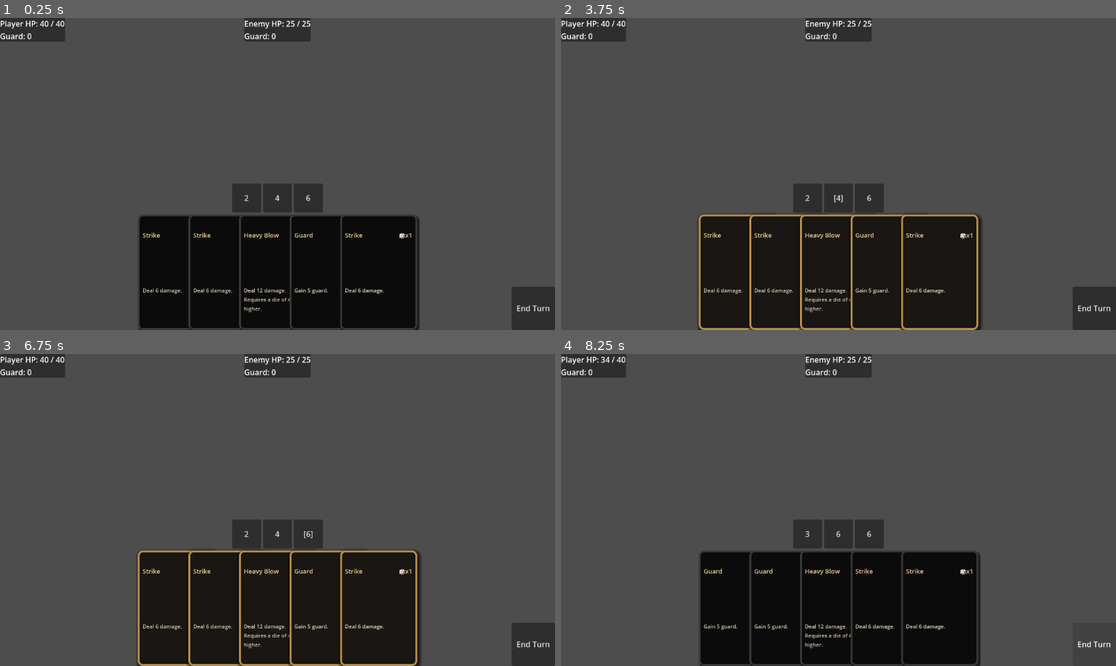
Above: before the commit, frames 1-4 (two rows, left to right).
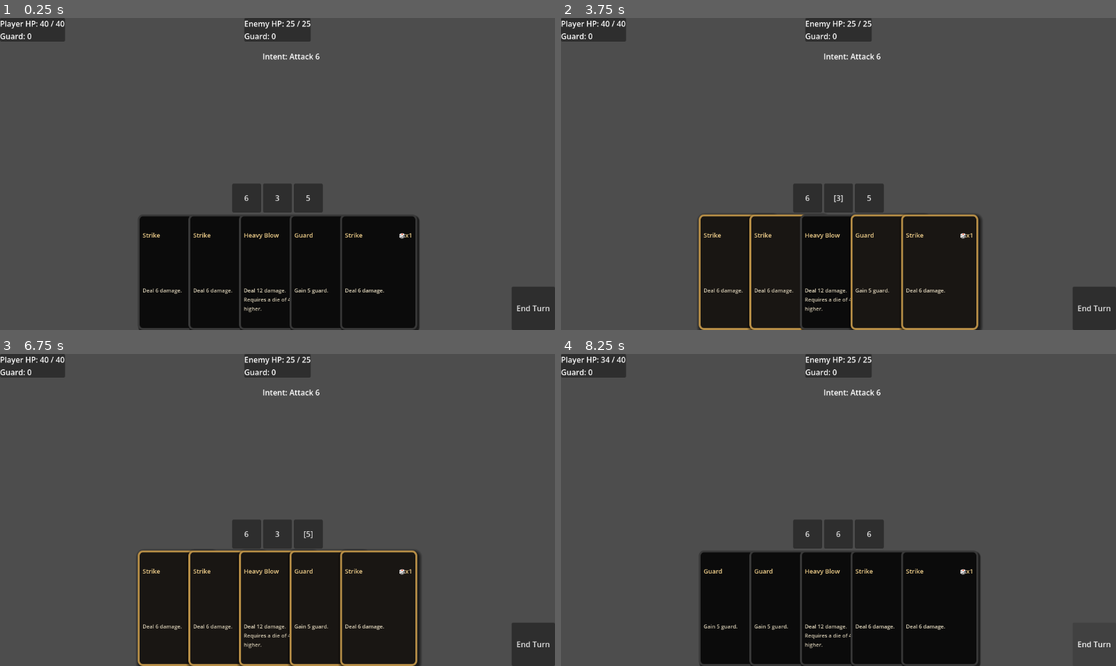
Above: after the commit, the same moments.

Repository: Bbran4/TheThroneThatBreathes
Game: Godot game, scene res://scenes/CombatTest.tscn
Two runs of this game, one before a commit and one after it. Both use one fixed random seed, a clock stepped at 60 frames per second and the inputs below.
Inputs (mouse positions are in pixels of both pictures, inside the frame that each line leads up to):
- Up to frame 1 (0.25 s): no input
- Up to frame 2 (3.75 s): click (805, 198) at 0.5 s, where only the run before the commit has a clickable "2"; click (805, 198) at 1.25 s, where only the run before the commit has a clickable "[2]"; click "6" at 2 s; click "[6]" at 2.75 s; click (838, 198) at 3.5 s, where only the run before the commit has a clickable "4"
- Up to frame 3 (6.75 s): click (277, 534) at 4.25 s, where only the run before the commit has a clickable "[4]"; click (277, 534) at 5 s, where only the run after the commit has a clickable "3"; click (277, 534) at 5.75 s, where only the run after the commit has a clickable "[3]"; click (310, 534) at 6.5 s, where only the run after the commit has a clickable "5"
- Up to frame 4 (8.25 s): click (871, 534) at 7.25 s, where only the run after the commit has a clickable "[5]"; click "End Turn" at 8 s

The runs differ from the first frame. In frame 1, 0.1% of the frame differs, in the area x 44-58%, y 11-59%; in frame 2, 0.4%, in the area x 42-58%, y 11-100%; in frame 3, 0.1%; in frame 4, 0.1%.

Commit message:
Enemy intent

Diff:
--- a/scenes/ui/CombatUI.tscn
+++ b/scenes/ui/CombatUI.tscn
@@ -23,6 +23,14 @@
 
 [node name="EnemyLabel" type="Label" parent="EnemyInfo" unique_id=262705246]
 layout_mode = 2
+
+[node name="EnemyIntentLabel" type="Label" parent="." unique_id=1932082960]
+layout_mode = 0
+offset_left = 544.5
+offset_top = 68.0
+offset_right = 607.5
+offset_bottom = 91.0
+text = "Intent: ?"
 
 [node name="PlayerInfo" type="PanelContainer" parent="." unique_id=2028430772]
 layout_mode = 1
--- a/scripts/combat/CombatManager.gd
+++ b/scripts/combat/CombatManager.gd
@@ -18,6 +18,7 @@
 signal player_turn_started
 signal enemy_turn_started
 signal combat_ended(winner: Combatant)
+signal enemy_intent_prepared
 
 @export var starting_hand_size: int = 5
 @export var cards_drawn_per_turn: int = 5
@@ -48,6 +49,7 @@
 	combat_is_active = true
 	combat_started.emit()
 
+	_prepare_enemy_intent()
 	start_player_turn()
 
 
@@ -85,17 +87,12 @@
 	enemy_turn_started.emit()
 
 	enemy.reset_guard()
-	enemy.roll_dice()
-	enemy.draw_cards(cards_drawn_per_turn)
-
-	# Enemy chooses a card automatically.
-	enemy.choose_card()
-
-	# For now, enemy immediately tries to play its selected card.
-	var selected_card = enemy.get_selected_card()
+
+	var selected_card := enemy.get_selected_card()
+	var selected_dice := enemy.get_selected_dice()
 
 	if selected_card != null:
-		_try_enemy_play_card(selected_card)
+		_try_enemy_play_prepared_card(selected_card, selected_dice)
 
 	enemy.discard_hand()
 	enemy.clear_selected_card()
@@ -103,8 +100,8 @@
 	_check_combat_end()
 
 	if combat_is_active:
+		_prepare_enemy_intent()
 		start_player_turn()
-
 
 func play_player_card(card: CardData, assigned_dice: Array[DiceData]) -> bool:
 	# This function will be called by UI later.
@@ -235,3 +232,34 @@
 func _on_combatant_died(dead_combatant: Combatant) -> void:
 	# If someone dies from damage, immediately check who won.
 	_check_combat_end()
+
+func _prepare_enemy_intent() -> void:
+	# Enemy prepares its next action before the player acts.
+	# This gives the player tactical information.
+
+	enemy.roll_dice()
+	enemy.draw_cards(cards_drawn_per_turn)
+	enemy.prepare_intent()
+
+	enemy_intent_prepared.emit()
+
+func _try_enemy_play_prepared_card(card: CardData, assigned_dice: Array[DiceData]) -> bool:
+	if card == null:
+		return false
+
+	if not enemy.hand.has(card):
+		return false
+
+	if not card.can_use_with_dice(assigned_dice):
+		return false
+
+	for die in assigned_dice:
+		if not enemy.get_available_dice().has(die):
+			return false
+
+	for die in assigned_dice:
+		enemy.dice_pool.assign_die(die)
+
+	_resolve_card(card, enemy, player)
+
+	return true
--- a/scripts/combat/EnemyCombatant.gd
+++ b/scripts/combat/EnemyCombatant.gd
@@ -1,44 +1,79 @@
 extends Combatant
 class_name EnemyCombatant
-
-# EnemyCombatant uses the same deck, hand, and discard systems
-# as the player.
-#
-# The difference is that enemies choose cards using AI logic.
 
 signal intent_changed(intent_text: String)
 
 var enemy_name: String = "Enemy"
-var selected_card = null
+var selected_card: CardData = null
+var selected_dice: Array[DiceData] = []
+
 
 func setup_enemy(new_name: String, new_stats: CharacterStats, starting_deck: Array) -> void:
 	enemy_name = new_name
-
 	setup(new_stats, starting_deck)
 
 	selected_card = null
+	selected_dice.clear()
 
-func choose_card() -> void:
-	# Simple enemy AI:
-	# Choose the first card in hand.
-	#
-	# Later this can become smarter:
-	# - pick highest damage card
-	# - defend when low HP
-	# - choose based on dice results
-	# - follow enemy personality rules
+
+func prepare_intent() -> void:
+	# Enemy chooses what it wants to do next.
+	# This does NOT resolve the card yet.
+
+	selected_card = null
+	selected_dice.clear()
 
 	if hand.is_empty():
-		selected_card = null
 		intent_changed.emit("No action")
 		return
 
-	selected_card = hand[0]
-	intent_changed.emit("Preparing " + str(selected_card))
+	for card in hand:
+		var usable_dice := _find_usable_dice_for_card(card)
+
+		if card.can_use_with_dice(usable_dice):
+			selected_card = card
+			selected_dice = usable_dice
+			intent_changed.emit(_get_intent_text(card))
+			return
+
+	intent_changed.emit("No playable card")
+
+
+func get_selected_card() -> CardData:
+	return selected_card
+
+
+func get_selected_dice() -> Array[DiceData]:
+	return selected_dice
+
 
 func clear_selected_card() -> void:
 	selected_card = null
+	selected_dice.clear()
 	intent_changed.emit("")
 
-func get_selected_card():
-	return selected_card
+
+func _find_usable_dice_for_card(card: CardData) -> Array[DiceData]:
+	var usable_dice: Array[DiceData] = []
+
+	for die in get_available_dice():
+		if card.can_use_with_die(die.current_value):
+			usable_dice.append(die)
+
+			if usable_dice.size() >= card.dice_required:
+				break
+
+	return usable_dice
+
+
+func _get_intent_text(card: CardData) -> String:
+	var damage_amount := card.get_final_damage(self)
+	var guard_amount := card.get_final_guard(self)
+
+	if damage_amount > 0 and card.can_target_enemy:
+		return "Intent: Attack " + str(damage_amount)
+
+	if guard_amount > 0:
+		return "Intent: Guard " + str(guard_amount)
+
+	return "Intent: " + card.card_name
--- a/scripts/ui/CombatUI.gd
+++ b/scripts/ui/CombatUI.gd
@@ -15,6 +15,7 @@
 @onready var hand_container: HBoxContainer = $Container/HandContainer
 @onready var end_turn_button: Button = $EndTurnButton
 @export var card_view_scene: PackedScene
+@onready var enemy_intent_label: Label = $EnemyIntentLabel
 
 var combat_manager: CombatManager
 var player: PlayerCombatant
@@ -37,6 +38,7 @@
 
 	enemy.hp_changed.connect(_on_enemy_hp_changed)
 	enemy.guard_changed.connect(_on_enemy_guard_changed)
+	enemy.intent_changed.connect(_on_enemy_intent_changed)
 
 	combat_manager.player_turn_started.connect(_on_player_turn_started)
 	combat_manager.enemy_turn_started.connect(_on_enemy_turn_started)
@@ -241,6 +243,7 @@
 
 func _on_combat_ended(winner: Combatant) -> void:
 	end_turn_button.disabled = true
+	enemy_intent_label.text = ""
 
 	if winner == player:
 		player_label.text += "\nVictory."
@@ -258,3 +261,6 @@
 func _clear_children(container: Node) -> void:
 	for child in container.get_children():
 		child.queue_free()
+
+func _on_enemy_intent_changed(intent_text: String) -> void:
+	enemy_intent_label.text = intent_text
